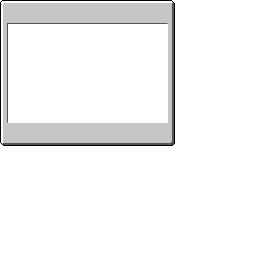
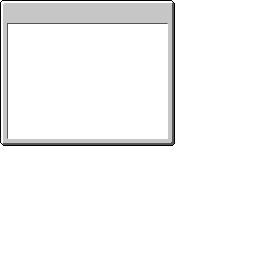
Comparing the layer stacks of the two (256, 256) images. Changes:
painted on "Background" over [7, 122, 168, 139]
